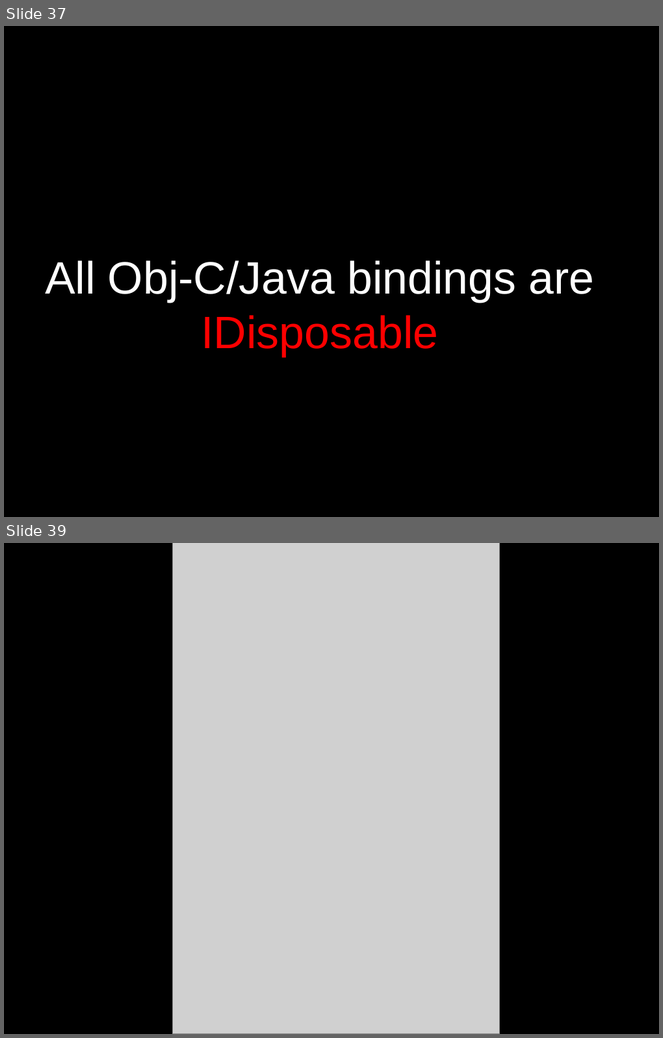
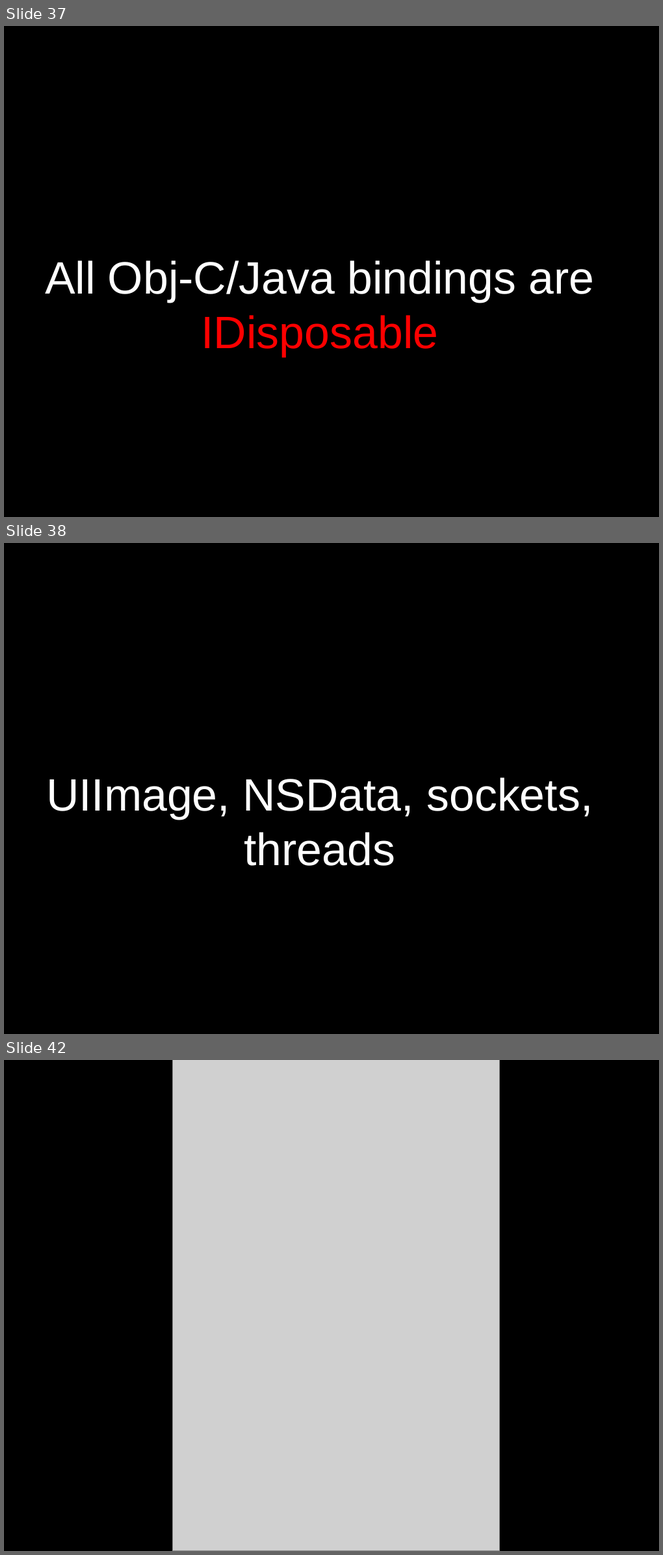
Before and after one commit to dodikk/xamarin-intro-slides, a slide deck: XamarinIntro.odp. Shown one above the other, each under a label of ours: slides 37 and 39 before the commit, slides 37, 38 and 42 after it; the slides between them are not shown. The pictures are 663x1038 and 663x1555 pixels, drawn with LibreOffice and Linux fonts; fonts in the diff are those of the drawing; grey boxes stand for pictures. Boxes give left, top, right and bottom in pixels: in the first picture for what was removed or moved away, otherwise in the second. Text is boxed around its words. In the diff, an @@ line names an element or a change of style, - is before the commit and + after.

```diff
--- a/XamarinIntro.odp
+++ b/XamarinIntro.odp
@@ slide 38 added at (x1=4, y1=543, x2=659, y2=1034), background #000000 @@
@@ text added at (x1=46, y1=778, x2=594, y2=866), 55 pt, text #FFFFFF @@
+UIImage, NSData, sockets, threads
@@ what was slide 39 is now slide 42 @@
```
Also in this commit, not shown: 6 slides changed, 6 other slides added, 2 slides removed.
